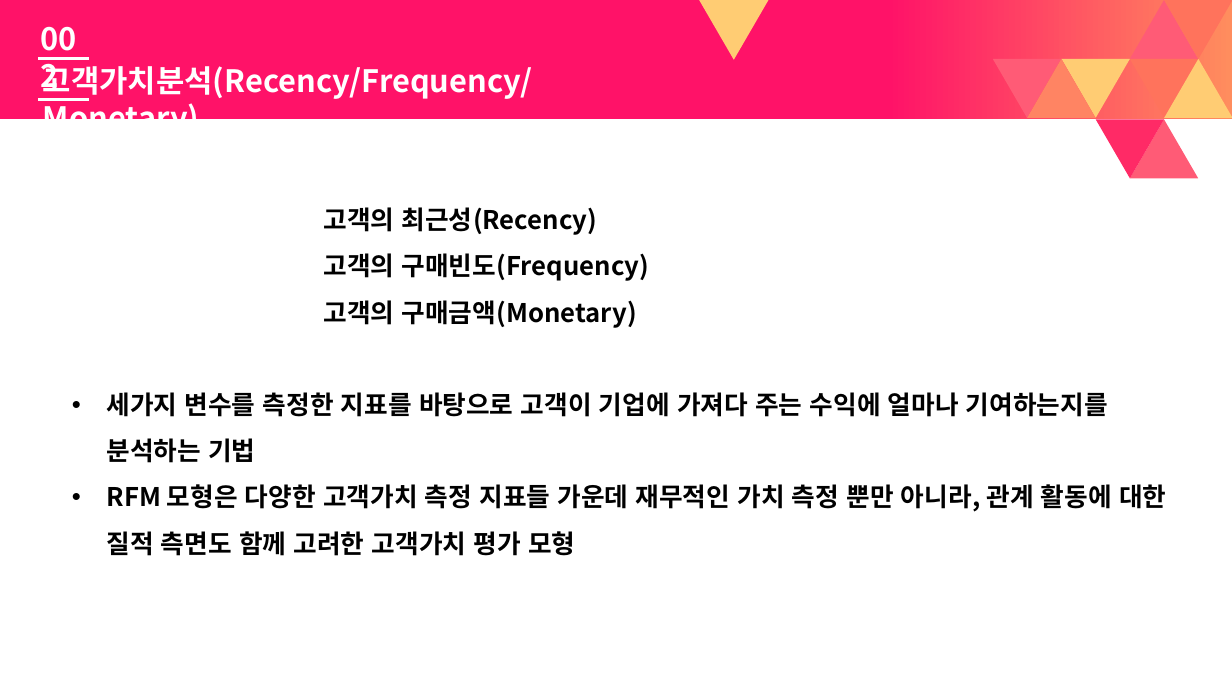
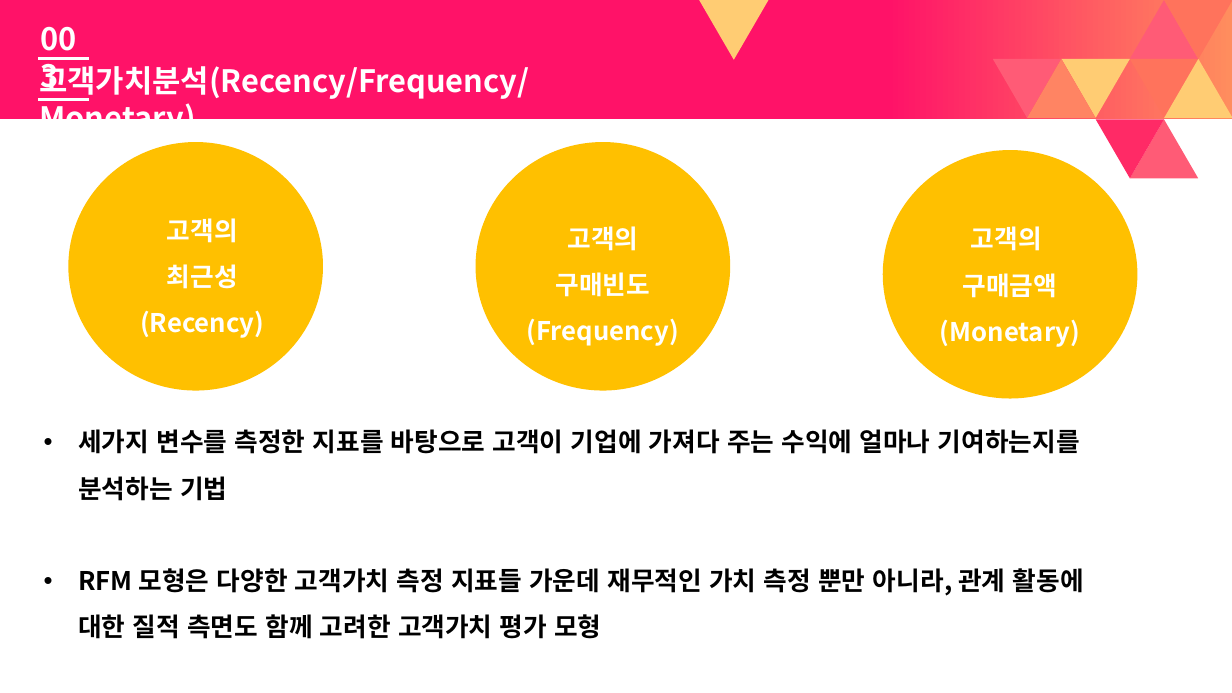
Before and after one commit to vlufoot/smu_team_6, a slide deck: slide 8 of 빅데이터 Presentation darft.pptx. Drawn at 1232x693 pixels with LibreOffice and Linux fonts; fonts in the diff are those of the drawing. Boxes give left, top, right and bottom in pixels: in the first picture for what was removed or moved away, otherwise in the second. Text is boxed around its words. In the diff, an @@ line names an element or a change of style, - is before the commit and + after.

Commit message:
Add files via upload
피피티 진영오빠꺼 정리좀 하구 뒤에 승원님이 분석하신 자료 올렸어요

```diff
--- a/빅데이터 Presentation darft.pptx
+++ b/빅데이터 Presentation darft.pptx
@@ text "고객가치분석(Recency/Frequency/Monetary)": place and size @@
-text "고객가치분석(Recency/Frequency/Monetary)" at <box>43,63,533,119</box>
+text "고객가치분석(Recency/Frequency/Monetary)" at <box>39,63,529,119</box>
@@ ellipse added at <box>68,142,323,391</box>, fill #FFC000 @@
@@ ellipse added at <box>476,142,731,391</box>, fill #FFC000 @@
@@ ellipse added at <box>883,150,1138,398</box>, fill #FFC000 @@
@@ text at <box>323,207,649,328</box>: paragraphs removed @@
-고객의 최근성(Recency)
-고객의 구매빈도(Frequency)
-고객의 구매금액(Monetary)
@@ text added at <box>140,218,264,338</box>, 20 pt, text #FFFFFF, bold @@
+고객의
+최근성
+(Recency)
@@ text added at <box>527,226,679,346</box>, 20 pt, text #FFFFFF, bold @@
+고객의
+구매빈도
+(Frequency)
@@ text added at <box>940,226,1080,347</box>, 20 pt, text #FFFFFF, bold @@
+고객의
+구매금액(Monetary)
@@ text "세가지 변수를 측정한 지표를 바탕으로 ...": place and size @@
-text "세가지 변수를 측정한 지표를 바탕으로 ..." at <box>107,207,1166,556</box>
+text "세가지 변수를 측정한 지표를 바탕으로 ..." at <box>78,429,1084,639</box>
```
Also in this commit, not shown: 17 other slides changed, 13 slides added.
